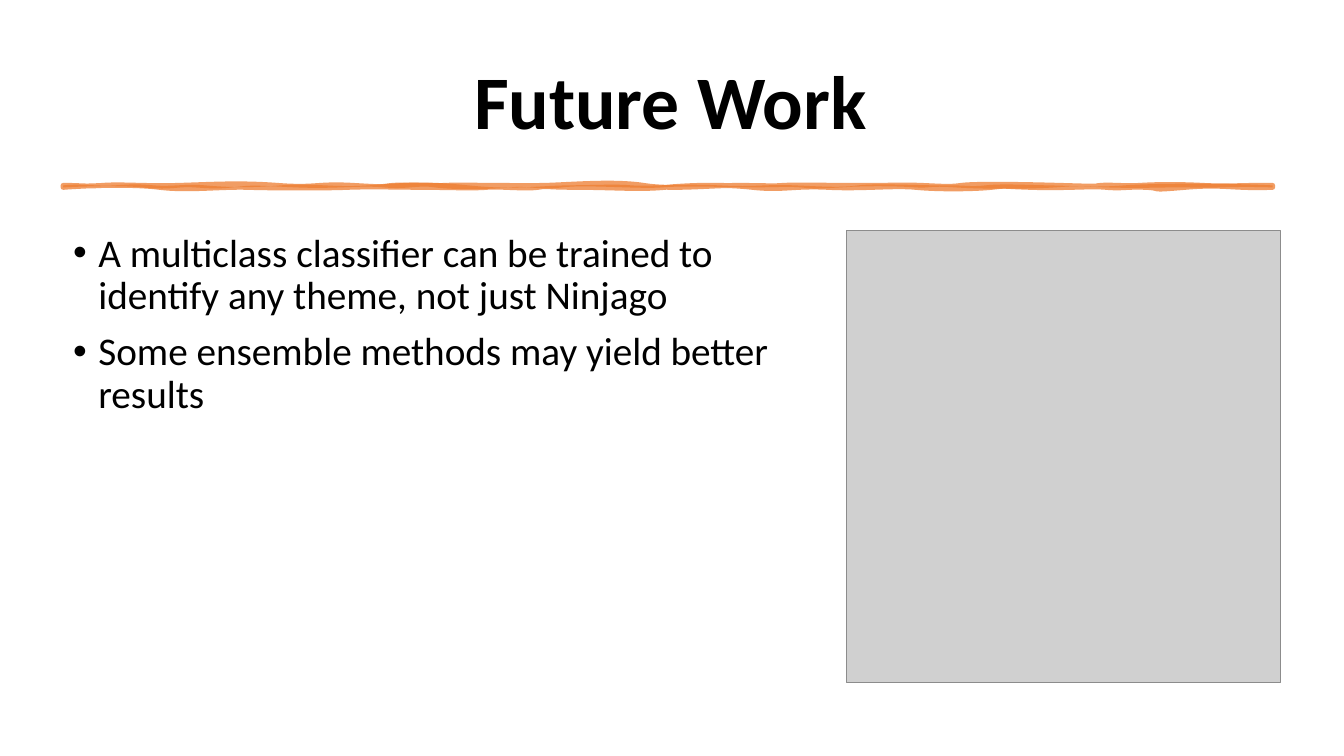
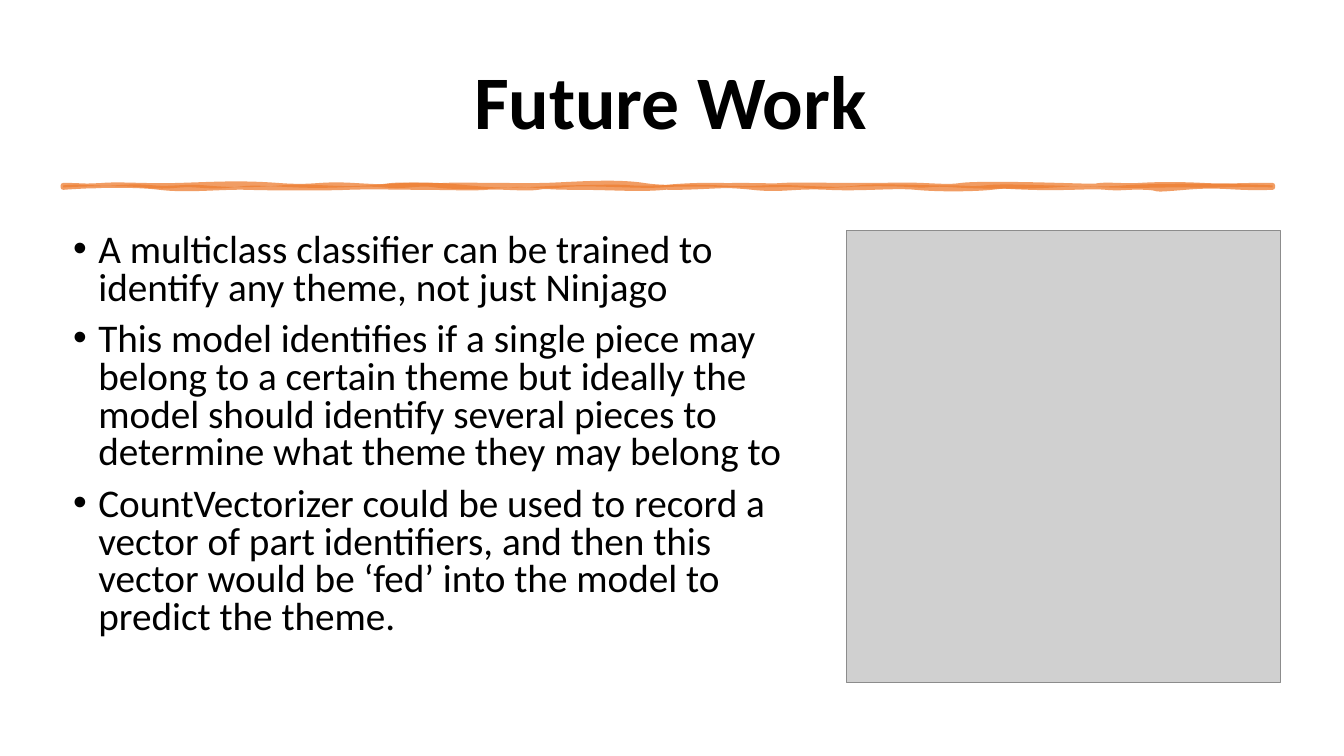
Before and after one commit to mkipper/capstone2-lego-data, a slide deck: slide 14 of report/Capstone_Presentation.pptx. Drawn at 1344x756 pixels with LibreOffice and Linux fonts; fonts in the diff are those of the drawing; grey boxes stand for pictures; background and template pictures are left out. Boxes give left, top, right and bottom in pixels: in the first picture for what was removed or moved away, otherwise in the second. Text is boxed around its words. In the diff, an @@ line names an element or a change of style, - is before the commit and + after.

Commit message:
powerpoint revisions

```diff
--- a/report/Capstone_Presentation.pptx
+++ b/report/Capstone_Presentation.pptx
@@ text at bbox=[98, 235, 712, 308]: line spacing 0.9 to 0.8 @@
@@ text at bbox=[98, 324, 781, 637]: text changed @@
-• Some ensemble methods may yield better results
+• This model identifies if a single piece may belong to a certain theme but ideally the model should identify several pieces to determine what theme they may belong to
+• CountVectorizer could be used to record a vector of part identifiers, and then this vector would be ‘fed’ into the model to predict the theme.
```
